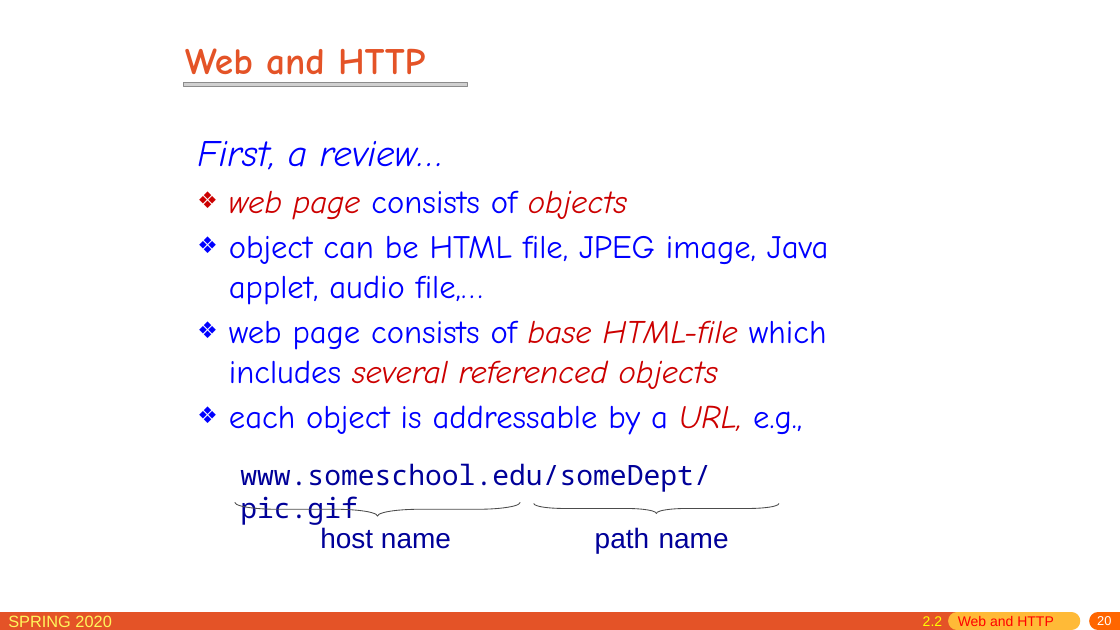
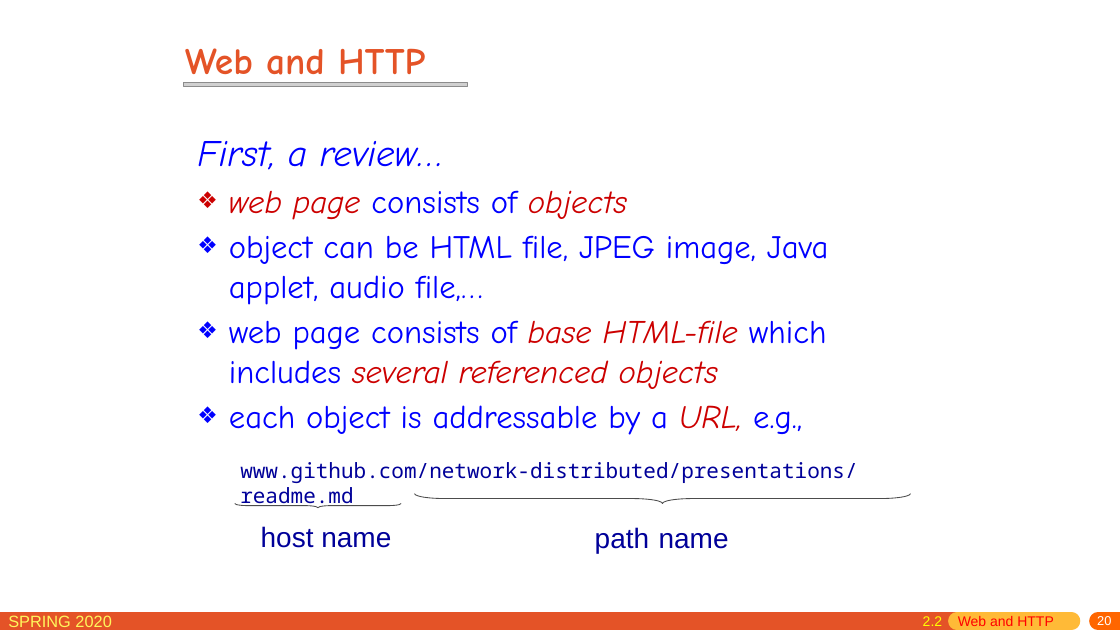
Before and after one commit to network-distributed/presentations, a slide deck: slide 20 of chapter2.pptx. Drawn at 1120x630 pixels with LibreOffice and Linux fonts; fonts in the diff are those of the drawing; grey boxes stand for pictures. Boxes give left, top, right and bottom in pixels: in the first picture for what was removed or moved away, otherwise in the second. Text is boxed around its words. In the diff, an @@ line names an element or a change of style, - is before the commit and + after.

```diff
--- a/chapter2.pptx
+++ b/chapter2.pptx
@@ text removed at [240,463,711,525] @@
-www.someschool.edu/someDept/pic.gif
@@ text added at [240,462,857,508], 18 pt, text #000099 @@
+www.github.com/network-distributed/presentations/readme.md
@@ left brace: place and size @@
-left brace at [234,502,520,516]
+left brace at [235,504,401,508]
@@ left brace: place and size @@
-left brace at [534,503,779,513]
+left brace at [415,493,911,503]
@@ text "host name": place and size @@
-text "host name" at [320,527,451,549]
+text "host name" at [261,526,391,548]
```
Also in this commit, not shown: 2 other slides changed, 6 other files.
